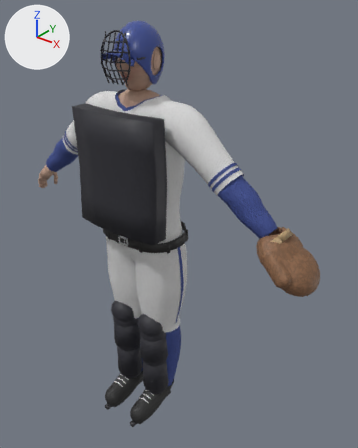
Two versions of the glTF model assets/optimized/players/player_catcher.glb, one commit apart.
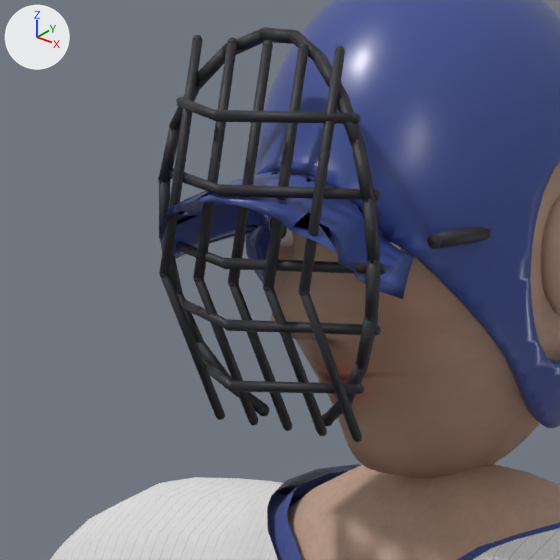
The first picture shows the older version from a 50 mm camera at (1.398, -1.501, 1.992) aimed at (0.13, 0.084, 1.009). The close-ups show the older and then the newer version on the part from 22% to 43% of the width and 6% to 23% of the height of that picture. Only the edits that show in the close-ups are written down. The axes (+X, +Y, +Z) are drawn at upper left. The lights are the same throughout. Vertices at exactly the same position are counted once.

In view in the first close-up: 'Body_Skin', 'Gear_CatcherMask', 'Gear_Helmet', 'Head', 'Jersey', 'Undershirt' and 1 more.
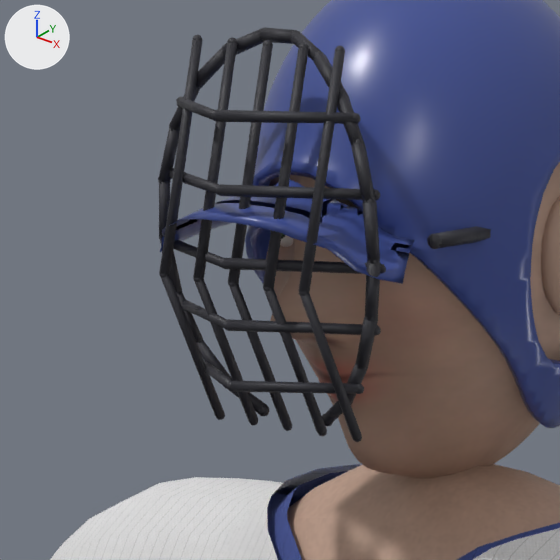
What the commit changed:
me_gear_helmet is used by ob_gear_helmet; location (0.0, 0.0, 0.0).
me_gear_helmet had 4756 vertices, 9456 faces and spanned x -0.1..0.09, y -0.171..0.107, z 1.629..1.864.
me_gear_helmet now has 4806 vertices, 9536 faces and spans x -0.1..0.09, y -0.167..0.107, z 1.629..1.864.
me_gear_helmet part 1: a new loose piece of 198 vertices spanning x -0.088..0.088, y -0.167..-0.09, z 1.724..1.766, in mat_helmet (blue #3f5095).
me_gear_helmet part 2: 148 vertices removed from x -0.088..0.088, y -0.171..-0.093, z 1.717..1.77.
Other edits to the shape of me_gear_helmet do not show in these pictures.

Pixel boxes [x1, y1, x2, y2] of what changed, in the close-ups (560 x 560 px):
'Gear_Helmet', reshaped: before [161, 0, 560, 428]; after [160, 0, 560, 428]
part 1 of me_gear_helmet, added (blue): after [160, 180, 414, 284]
part 2 of me_gear_helmet, deleted (blue): before [161, 171, 415, 299]
